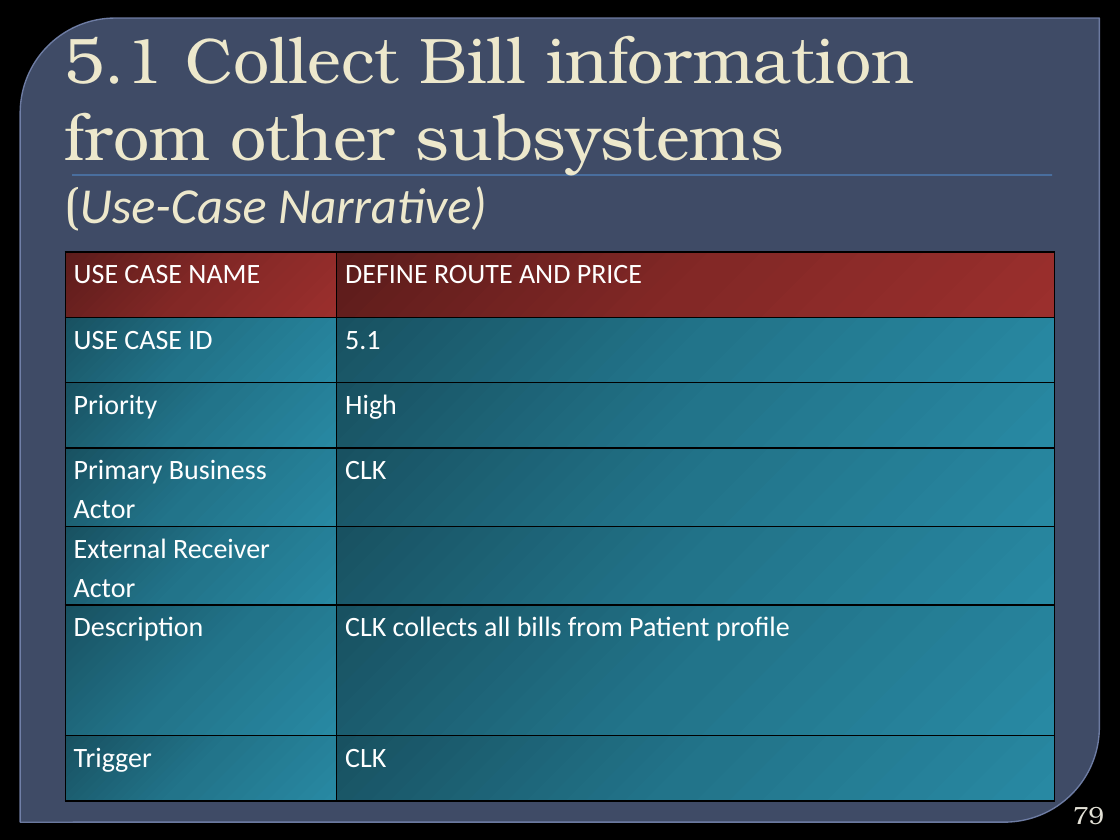
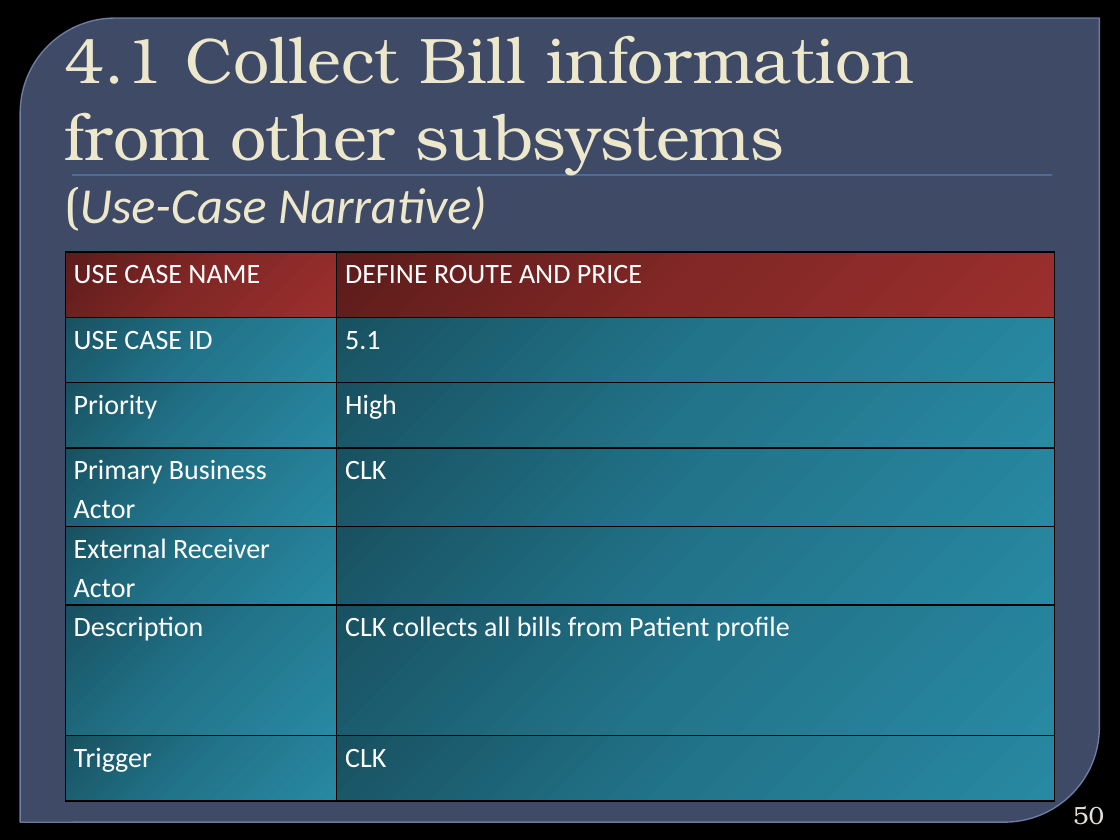
Before and after one commit to bimurtobadhan/CSE308HospitalManagementSystem1005016, a slide deck: slide 50 of Week 2/Hospital Management System.pptx (slide 79 before the commit). Drawn at 1120x840 pixels with LibreOffice and Linux fonts; fonts in the diff are those of the drawing; background and template pictures are left out. Boxes give left, top, right and bottom in pixels: in the first picture for what was removed or moved away, otherwise in the second. Text is boxed around its words. In the diff, an @@ line names an element or a change of style, - is before the commit and + after.

```diff
--- a/Week 2/Hospital Management System.pptx
+++ b/Week 2/Hospital Management System.pptx
@@ title at (x1=64, y1=23, x2=913, y2=231): text changed @@
-5.1 Collect Bill information from other subsystems
-(Use-Case Narrative)
+4.1 Collect Bill information from other subsystems
+(Use-Case Narrative)
@@ page number at (x1=1073, y1=806, x2=1104, y2=825): text changed @@
-79
+50
```
Also in this commit, not shown: 25 other slides changed, 32 slides removed, 4 other files.
